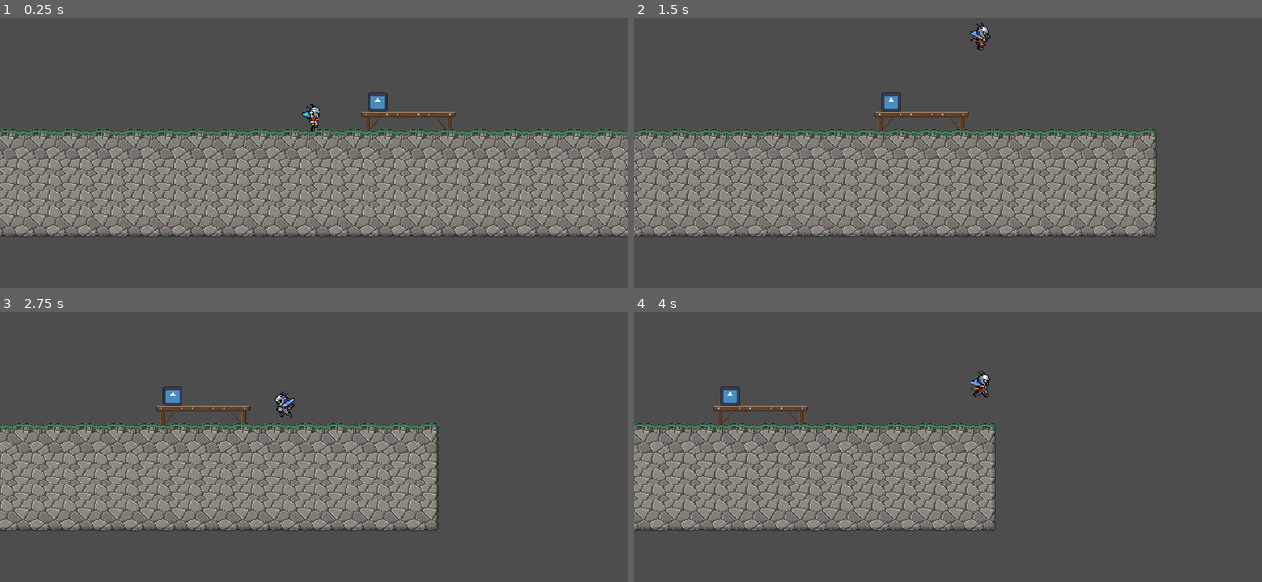
Above: before the commit, frames 1-4 (two rows, left to right).
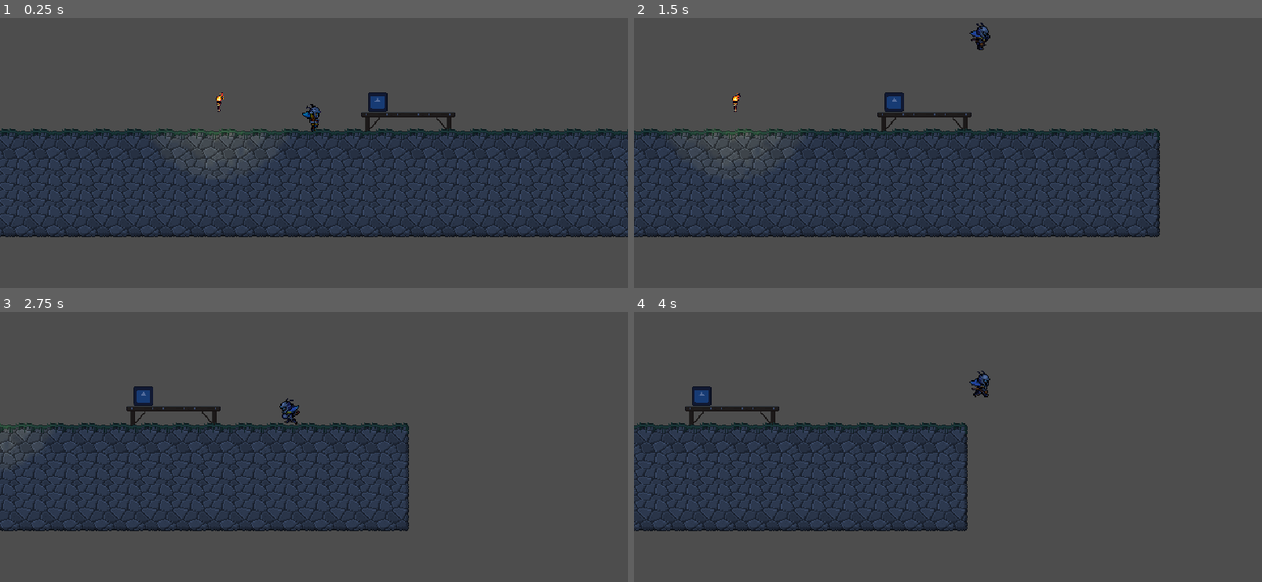
Above: after the commit, the same moments.

Repository: bonum119/TFG_Lost_in_Town
Game: Godot game, scene res://scenes/MainScene/main.tscn
Same seed, same stepped clock (60 frames per second), same inputs: the game is played once before the commit and once after it. Before the commit the project starts from res://scenes/World/test_level.tscn. The engine's default icon, where the game draws it, is replaced by a stand-in: a white triangle on a blue panel in a dark square.
Inputs:
- Up to frame 1 (0.25 s): no input
- Up to frame 2 (1.5 s): tap Enter at 0.5 s; hold D (move_right) from 0.53 s (still down); tap Space (jump) at 0.6, 0.77, 1.07 s; tap E (interact) at 1.35 s
- Up to frame 3 (2.75 s): tap Space (jump) at 1.52, 1.55, 1.82, 2.1 s; release D (move_right) at 2.03 s; hold A (move_left) from 2.03 s (still down)
- Up to frame 4 (4 s): release A (move_left) at 2.78 s; hold D (move_right) from 2.78 s (still down); tap E (interact) at 2.85 s; tap Space (jump) at 3.02, 3.05, 3.32, 3.6, 3.77 s

The runs differ from the first frame. In frame 1, 40% of the frame differs, in the area x 0-100%, y 27-82%; in frame 2, 33%; in frame 3, 28%; in frame 4, 23%.

Commit message:
antorcha e iluminacion a tiempo real

Diff:
--- a/project.godot
+++ b/project.godot
@@ -11,7 +11,7 @@
 [application]
 
 config/name="LOST_IN_TOWN"
-run/main_scene="uid://kwv48wlovh6r"
+run/main_scene="uid://d2ugph82vei67"
 config/features=PackedStringArray("4.7", "GL Compatibility")
 config/icon="res://icon.svg"
 
--- /dev/null
+++ b/scenes/Houses/house_1.tscn
@@ -0,0 +1,283 @@
+[gd_scene format=3 uid="uid://dedjb1fo1dl4y"]
+
+[ext_resource type="Texture2D" uid="uid://csqtvscckjlvj" path="res://assets/tilesets/walls.png" id="1_bvcxo"]
+[ext_resource type="Texture2D" uid="uid://bhek6f48ni80m" path="res://assets/tilesets/platforms.png" id="1_jp4e1"]
+[ext_resource type="PackedScene" uid="uid://d0610ku7o6xuo" path="res://scenes/player/player.tscn" id="2_bvcxo"]
+
+[sub_resource type="TileSetAtlasSource" id="TileSetAtlasSource_6cltp"]
+texture = ExtResource("1_bvcxo")
+texture_region_size = Vector2i(32, 32)
+1:0/0 = 0
+0:0/0 = 0
+0:1/0 = 0
+1:1/0 = 0
+2:0/0 = 0
+3:1/0 = 0
+4:1/0 = 0
+4:2/0 = 0
+5:2/0 = 0
+6:3/0 = 0
+7:4/0 = 0
+8:5/0 = 0
+9:6/0 = 0
+10:6/0 = 0
+11:6/0 = 0
+11:7/0 = 0
+12:7/0 = 0
+13:7/0 = 0
+14:7/0 = 0
+15:7/0 = 0
+16:7/0 = 0
+17:7/0 = 0
+17:6/0 = 0
+17:5/0 = 0
+17:4/0 = 0
+17:3/0 = 0
+17:2/0 = 0
+17:1/0 = 0
+17:0/0 = 0
+16:0/0 = 0
+15:0/0 = 0
+14:0/0 = 0
+13:0/0 = 0
+12:0/0 = 0
+11:0/0 = 0
+10:0/0 = 0
+9:0/0 = 0
+8:0/0 = 0
+7:0/0 = 0
+6:0/0 = 0
+5:0/0 = 0
+4:0/0 = 0
+3:0/0 = 0
+2:1/0 = 0
+1:2/0 = 0
+1:3/0 = 0
+1:4/0 = 0
+1:5/0 = 0
+1:6/0 = 0
+0:2/0 = 0
+0:3/0 = 0
+0:4/0 = 0
+0:5/0 = 0
+0:6/0 = 0
+0:7/0 = 0
+0:8/0 = 0
+0:9/0 = 0
+1:7/0 = 0
+2:2/0 = 0
+2:3/0 = 0
+2:4/0 = 0
+3:2/0 = 0
+5:1/0 = 0
+6:1/0 = 0
+6:2/0 = 0
+3:3/0 = 0
+9:1/0 = 0
+8:1/0 = 0
+7:1/0 = 0
+10:1/0 = 0
+11:1/0 = 0
+12:1/0 = 0
+13:1/0 = 0
+14:1/0 = 0
+15:1/0 = 0
+13:2/0 = 0
+12:2/0 = 0
+11:2/0 = 0
+10:2/0 = 0
+9:2/0 = 0
+8:2/0 = 0
+7:2/0 = 0
+16:1/0 = 0
+16:2/0 = 0
+15:2/0 = 0
+14:2/0 = 0
+4:3/0 = 0
+5:3/0 = 0
+7:3/0 = 0
+8:3/0 = 0
+9:3/0 = 0
+10:3/0 = 0
+11:3/0 = 0
+12:3/0 = 0
+13:3/0 = 0
+14:3/0 = 0
+15:3/0 = 0
+16:3/0 = 0
+16:4/0 = 0
+15:4/0 = 0
+14:4/0 = 0
+13:4/0 = 0
+12:4/0 = 0
+11:4/0 = 0
+10:4/0 = 0
+9:4/0 = 0
+8:4/0 = 0
+6:4/0 = 0
+5:4/0 = 0
+12:5/0 = 0
+11:5/0 = 0
+10:5/0 = 0
+9:5/0 = 0
+13:5/0 = 0
+14:5/0 = 0
+15:5/0 = 0
+16:5/0 = 0
+15:6/0 = 0
+14:6/0 = 0
+13:6/0 = 0
+12:6/0 = 0
+16:6/0 = 0
+8:6/0 = 0
+7:6/0 = 0
+6:6/0 = 0
+6:5/0 = 0
+4:5/0 = 0
+4:6/0 = 0
+3:6/0 = 0
+2:7/0 = 0
+2:6/0 = 0
+3:5/0 = 0
+4:4/0 = 0
+4:7/0 = 0
+4:8/0 = 0
+4:9/0 = 0
+3:4/0 = 0
+7:5/0 = 0
+7:7/0 = 0
+6:8/0 = 0
+5:8/0 = 0
+3:9/0 = 0
+2:9/0 = 0
+1:8/0 = 0
+2:5/0 = 0
+1:9/0 = 0
+2:8/0 = 0
+5:7/0 = 0
+5:6/0 = 0
+6:7/0 = 0
+5:9/0 = 0
+7:8/0 = 0
+6:9/0 = 0
+3:8/0 = 0
+3:7/0 = 0
+8:7/0 = 0
+8:8/0 = 0
+7:9/0 = 0
+8:9/0 = 0
+9:9/0 = 0
+9:8/0 = 0
+9:7/0 = 0
+5:5/0 = 0
+10:8/0 = 0
+10:9/0 = 0
+10:7/0 = 0
+11:9/0 = 0
+11:8/0 = 0
+12:9/0 = 0
+12:8/0 = 0
+13:9/0 = 0
+13:8/0 = 0
+
+[sub_resource type="TileSet" id="TileSet_6cltp"]
+tile_size = Vector2i(32, 32)
+physics_layer_0/collision_layer = 1
+physics_layer_0/collision_mask = 0
+physics_layer_1/collision_layer = 1
+sources/1 = SubResource("TileSetAtlasSource_6cltp")
+
+[sub_resource type="TileSetAtlasSource" id="TileSetAtlasSource_5yh7b"]
+texture = ExtResource("1_jp4e1")
+0:0/0 = 0
+1:0/0 = 0
+2:0/0 = 0
+3:0/0 = 0
+4:0/0 = 0
+5:0/0 = 0
+6:0/0 = 0
+7:0/0 = 0
+8:0/0 = 0
+9:0/0 = 0
+10:0/0 = 0
+11:0/0 = 0
+12:0/0 = 0
+13:0/0 = 0
+14:0/0 = 0
+15:0/0 = 0
+16:0/0 = 0
+17:0/0 = 0
+0:1/0 = 0
+5:1/0 = 0
+6:1/0 = 0
+11:1/0 = 0
+12:1/0 = 0
+13:1/0 = 0
+14:1/0 = 0
+15:1/0 = 0
+16:1/0 = 0
+17:1/0 = 0
+0:2/0 = 0
+1:2/0 = 0
+2:2/0 = 0
+3:2/0 = 0
+4:2/0 = 0
+5:2/0 = 0
+6:2/0 = 0
+7:2/0 = 0
+8:2/0 = 0
+9:2/0 = 0
+10:2/0 = 0
+11:2/0 = 0
+12:2/0 = 0
+13:2/0 = 0
+14:2/0 = 0
+15:2/0 = 0
+16:2/0 = 0
+17:2/0 = 0
+0:3/0 = 0
+1:3/0 = 0
+2:3/0 = 0
+3:3/0 = 0
+4:3/0 = 0
+5:3/0 = 0
+6:3/0 = 0
+7:3/0 = 0
+8:3/0 = 0
+9:3/0 = 0
+10:3/0 = 0
+11:3/0 = 0
+0:4/0 = 0
+1:4/0 = 0
+2:4/0 = 0
+3:4/0 = 0
+4:4/0 = 0
+5:4/0 = 0
+0:5/0 = 0
+1:5/0 = 0
+2:5/0 = 0
+3:5/0 = 0
+4:5/0 = 0
+5:5/0 = 0
+4:1/0 = 0
+
+[sub_resource type="TileSet" id="TileSet_1qowm"]
+sources/0 = SubResource("TileSetAtlasSource_5yh7b")
+
+[node name="House1" type="Node2D" unique_id=69132580]
+
+[node name="Background" type="Node2D" parent="." unique_id=822000657]
+
+[node name="Walls" type="TileMapLayer" parent="." unique_id=1662602670]
+z_index = 3
+tile_set = SubResource("TileSet_6cltp")
+
+[node name="Platforms" type="TileMapLayer" parent="." unique_id=1589672487]
+z_index = 1
+tile_set = SubResource("TileSet_1qowm")
+
+[node name="Decorations" type="Node2D" parent="." unique_id=2002756642]
+
+[node name="Player" parent="." unique_id=1601804339 instance=ExtResource("2_bvcxo")]
+collision_layer = 5
+platform_wall_layers = 4
--- /dev/null
+++ b/scenes/MainScene/main.tscn
@@ -0,0 +1,19 @@
+[gd_scene format=3 uid="uid://d2ugph82vei67"]
+
+[ext_resource type="PackedScene" uid="uid://kwv48wlovh6r" path="res://scenes/World/test_level.tscn" id="1_7xjnx"]
+[ext_resource type="PackedScene" uid="uid://bxapv4pi75d0r" path="res://scenes/objects/antorcha.tscn" id="1_q48he"]
+[ext_resource type="PackedScene" uid="uid://d0610ku7o6xuo" path="res://scenes/player/player.tscn" id="2_q48he"]
+
+[node name="Main" type="Node2D" unique_id=1655324903]
+
+[node name="Antorcha" parent="." unique_id=874282713 instance=ExtResource("1_q48he")]
+z_index = 4
+position = Vector2(-97, -10)
+
+[node name="TestLevel" parent="." unique_id=1675952429 instance=ExtResource("1_7xjnx")]
+z_index = 0
+
+[node name="Player" parent="." unique_id=1601804339 instance=ExtResource("2_q48he")]
+
+[node name="CanvasModulate" type="CanvasModulate" parent="." unique_id=462827279]
+color = Color(0.32156864, 0.41960785, 0.60784316, 1)
--- a/scenes/World/Village.tscn
+++ b/scenes/World/Village.tscn
@@ -1,10 +1,9 @@
 [gd_scene format=3 uid="uid://cvl652guykl5e"]
 
 [ext_resource type="Texture2D" uid="uid://cxciyu2an4poj" path="res://assets/tilesets/ground.png" id="1_0fws1"]
-[ext_resource type="PackedScene" uid="uid://d0610ku7o6xuo" path="res://scenes/player/player.tscn" id="1_q2lqi"]
 [ext_resource type="Texture2D" uid="uid://bhek6f48ni80m" path="res://assets/tilesets/platforms.png" id="2_uytes"]
 
-[sub_resource type="TileSetAtlasSource" id="TileSetAtlasSource_uytes"]
+[sub_resource type="TileSetAtlasSource" id="TileSetAtlasSource_0fws1"]
 texture = ExtResource("1_0fws1")
 0:0/0 = 0
 0:0/0/physics_layer_0/polygon_0/points = PackedVector2Array(-8, -3.963828, -8, 8, 8, 8, 8, -3.8647318)
@@ -422,7 +421,3 @@
 tile_set = SubResource("TileSet_0fws1")
 
 [node name="Decorations" type="Node2D" parent="." unique_id=355710323]
-
-[node name="Player" parent="." unique_id=1601804339 instance=ExtResource("1_q2lqi")]
-collision_layer = 5
-platform_wall_layers = 4
--- a/scenes/World/test_level.tscn
+++ b/scenes/World/test_level.tscn
@@ -1,6 +1,5 @@
 [gd_scene format=4 uid="uid://kwv48wlovh6r"]
 
-[ext_resource type="PackedScene" uid="uid://d0610ku7o6xuo" path="res://scenes/player/player.tscn" id="1_jbqir"]
 [ext_resource type="Texture2D" uid="uid://cxciyu2an4poj" path="res://assets/tilesets/ground.png" id="2_ofxdy"]
 [ext_resource type="Texture2D" uid="uid://bhek6f48ni80m" path="res://assets/tilesets/platforms.png" id="3_3cpid"]
 [ext_resource type="PackedScene" uid="uid://dyq1lrbl0gn54" path="res://scenes/objects/test_de_interaccion.tscn" id="3_fr1um"]
@@ -411,6 +410,8 @@
 sources/0 = SubResource("TileSetAtlasSource_3h5vp")
 
 [node name="TestLevel" type="Node2D" unique_id=1675952429]
+visibility_layer = 4
+z_index = 1
 
 [node name="TestDeInteraccion" parent="." unique_id=287485758 instance=ExtResource("3_fr1um")]
 position = Vector2(65, -10)
@@ -418,6 +419,7 @@
 [node name="Background" type="Node2D" parent="." unique_id=1064460212]
 
 [node name="Ground" type="TileMapLayer" parent="." unique_id=1130918356]
+visibility_layer = 4
 z_index = 3
 tile_map_data = PackedByteArray("AADr/wEABAAMAAgAAADr/wIABAAMAAkAAADr/wMABAAGAAoAAADr/wQABAAGAAoAAADr/wUABAAGAAoAAADr/w …(4624 unchanged characters)…
 tile_set = SubResource("TileSet_hiumm")
@@ -428,9 +430,3 @@
 tile_set = SubResource("TileSet_viwgx")
 
 [node name="Decorations" type="Node2D" parent="." unique_id=632407076]
-
-[node name="Player" parent="." unique_id=1601804339 instance=ExtResource("1_jbqir")]
-collision_layer = 5
-platform_wall_layers = 4
-air_acceleration = 1200.0
-jump_buffer_time = 0.2
--- /dev/null
+++ b/scenes/objects/antorcha.tscn
@@ -0,0 +1,83 @@
+[gd_scene format=3 uid="uid://bxapv4pi75d0r"]
+
+[ext_resource type="Texture2D" uid="uid://duax078jxeitp" path="res://assets/objects/Torch Animated.png" id="1_rjxhy"]
+[ext_resource type="Texture2D" uid="uid://cm01jqfc43fdx" path="res://assets/Light/32x32/32x32 textures (1).png" id="2_y40ft"]
+
+[sub_resource type="AtlasTexture" id="AtlasTexture_lx07p"]
+atlas = ExtResource("1_rjxhy")
+region = Rect2(0, 0, 64, 64)
+
+[sub_resource type="AtlasTexture" id="AtlasTexture_hofiy"]
+atlas = ExtResource("1_rjxhy")
+region = Rect2(64, 0, 64, 64)
+
+[sub_resource type="AtlasTexture" id="AtlasTexture_tgvfg"]
+atlas = ExtResource("1_rjxhy")
+region = Rect2(128, 0, 64, 64)
+
+[sub_resource type="AtlasTexture" id="AtlasTexture_p7ogp"]
+atlas = ExtResource("1_rjxhy")
+region = Rect2(192, 0, 64, 64)
+
+[sub_resource type="AtlasTexture" id="AtlasTexture_fqtqh"]
+atlas = ExtResource("1_rjxhy")
+region = Rect2(0, 64, 64, 64)
+
+[sub_resource type="AtlasTexture" id="AtlasTexture_63sx3"]
+atlas = ExtResource("1_rjxhy")
+region = Rect2(64, 64, 64, 64)
+
+[sub_resource type="AtlasTexture" id="AtlasTexture_rcjbs"]
+atlas = ExtResource("1_rjxhy")
+region = Rect2(128, 64, 64, 64)
+
+[sub_resource type="AtlasTexture" id="AtlasTexture_uon5u"]
+atlas = ExtResource("1_rjxhy")
+region = Rect2(192, 64, 64, 64)
+
+[sub_resource type="SpriteFrames" id="SpriteFrames_oqu8y"]
+animations = [{
+"frames": [{
+"duration": 1.0,
+"texture": SubResource("AtlasTexture_lx07p")
+}, {
+"duration": 1.0,
+"texture": SubResource("AtlasTexture_hofiy")
+}, {
+"duration": 1.0,
+"texture": SubResource("AtlasTexture_tgvfg")
+}, {
+"duration": 1.0,
+"texture": SubResource("AtlasTexture_p7ogp")
+}, {
+"duration": 1.0,
+"texture": SubResource("AtlasTexture_fqtqh")
+}, {
+"duration": 1.0,
+"texture": SubResource("AtlasTexture_63sx3")
+}, {
+"duration": 1.0,
+"texture": SubResource("AtlasTexture_rcjbs")
+}, {
+"duration": 1.0,
+"texture": SubResource("AtlasTexture_uon5u")
+}],
+"loop": 1,
+"name": &"default",
+"speed": 6.0
+}]
+
+[node name="Antorcha" type="Node2D" unique_id=874282713]
+
+[node name="AnimatedSprite2D" type="AnimatedSprite2D" parent="." unique_id=195113202]
+z_index = 2
+position = Vector2(1, 0)
+scale = Vector2(0.5, 0.4375)
+sprite_frames = SubResource("SpriteFrames_oqu8y")
+frame_progress = 0.11972688
+
+[node name="PointLight2D" type="PointLight2D" parent="." unique_id=386438200]
+texture_filter = 1
+scale = Vector2(5, 5)
+color = Color(0.7316928, 0.6333914, 0.25715196, 1)
+texture = ExtResource("2_y40ft")
Binary file added: assets/Light/32x32/32x32 textures (1).png
Not shown, added: assets/Light/32x32/32x32 textures (1).png.import
Binary file added: assets/Light/32x32/32x32 textures (10).png
Not shown, added: assets/Light/32x32/32x32 textures (10).png.import
Binary file added: assets/Light/32x32/32x32 textures (11).png
Not shown, added: assets/Light/32x32/32x32 textures (11).png.import
Binary file added: assets/Light/32x32/32x32 textures (12).png
Not shown, added: assets/Light/32x32/32x32 textures (12).png.import
Binary file added: assets/Light/32x32/32x32 textures (13).png
Not shown, added: assets/Light/32x32/32x32 textures (13).png.import
Binary file added: assets/Light/32x32/32x32 textures (14).png
Not shown, added: assets/Light/32x32/32x32 textures (14).png.import
(and 185 more such lines)
